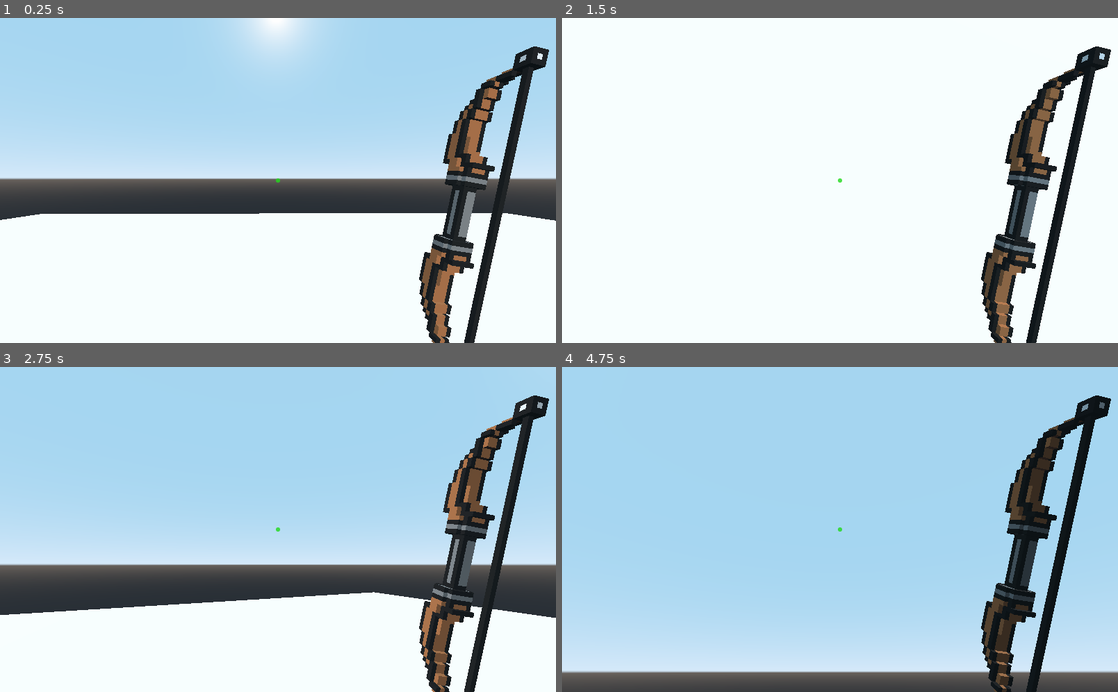
Above: before the commit, frames 1-4 (two rows, left to right).
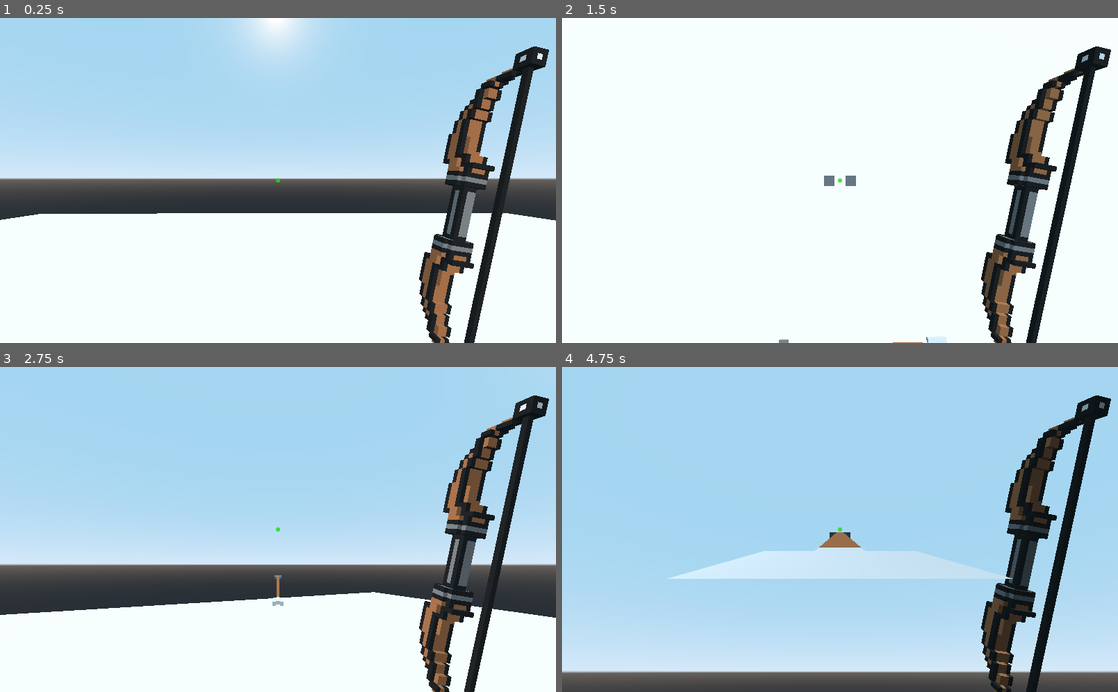
Above: after the commit, the same moments.

Repository: Wellbek/GamePhysicsSPP
Game: Godot game, scene res://Scenes/PrototypeScene.tscn
Two runs of this game, one before a commit and one after it. Both use one fixed random seed, a clock stepped at 60 frames per second and the inputs below.
Inputs (mouse positions are in pixels of both pictures, inside the frame that each line leads up to):
- Up to frame 1 (0.25 s): no input
- Up to frame 2 (1.5 s): tap Enter at 0.5 s; move the mouse to (962, 164) at 0.52 s; click (962, 164) at 0.6 s; move the mouse to (728, 196) at 1.27 s; click (728, 196) at 1.35 s
- Up to frame 3 (2.75 s): move the mouse to (333, 458) at 2.02 s; tap Ctrl (show_mouse) at 2.1 s; click (333, 458) at 2.3 s
- Up to frame 4 (4.75 s): move the mouse to (812, 594) at 2.77 s; click (812, 594) at 2.85 s; move the mouse to (1006, 578) at 3.52 s; click (1006, 578) at 3.6 s; move the mouse to (673, 480) at 4.27 s; tap Ctrl (show_mouse) at 4.35 s; click (673, 480) at 4.55 s

The runs differ from the first frame. In frame 1, less than 0.1% of the frame differs, in the area x 0-100%, y 60-63%; in frame 2, 0.2%; in frame 3, 0.1%; in frame 4, 4.2%, in the area x 19-86%, y 50-96%.

Commit message:
Can now shoot arrows (very simple)

Diff:
--- /dev/null
+++ b/Final Game/Instances/Entities/Arrow.gd
@@ -0,0 +1,6 @@
+extends RigidBody
+
+func _process(delta):
+	# TODO: Arrow realistisch rotieren
+	# mby hilfreich: https://www.youtube.com/watch?v=3gHdnF1FZ1w (das ist 2D)
+	pass
--- /dev/null
+++ b/Final Game/Instances/Entities/arrow.tscn
@@ -0,0 +1,35 @@
+[gd_scene load_steps=6 format=2]
+
+[ext_resource path="res://Assets/Bow/bow_mat.tres" type="Material" id=1]
+[ext_resource path="res://Assets/Bow/arrow.obj" type="ArrayMesh" id=2]
+[ext_resource path="res://Instances/Entities/Arrow.gd" type="Script" id=3]
+
+[sub_resource type="BoxShape" id=1]
+extents = Vector3( 0.0958491, 0.047526, 0.124253 )
+
+[sub_resource type="BoxShape" id=2]
+extents = Vector3( 0.0705033, 0.0317685, 0.919152 )
+
+[node name="arrow" type="Spatial"]
+transform = Transform( 0.5, 0, 0, 0, 0.5, 0, 0, 0, 0.5, 0, 0, 0 )
+
+[node name="RigidBody" type="RigidBody" parent="."]
+collision_layer = 2
+collision_mask = 2
+script = ExtResource( 3 )
+
+[node name="Spatial" type="Spatial" parent="RigidBody"]
+transform = Transform( 0.5, 0, 0, 0, 0.5, 0, 0, 0, 0.5, 0, 0, 0 )
+
+[node name="MeshInstance" type="MeshInstance" parent="RigidBody/Spatial"]
+transform = Transform( -1, 0, -3.25841e-07, 0, 1, 0, 3.25841e-07, 0, -1, -0.05, -1.55, -0.5 )
+mesh = ExtResource( 2 )
+material/0 = ExtResource( 1 )
+
+[node name="Tip_CollisionShape" type="CollisionShape" parent="RigidBody"]
+transform = Transform( -1, 0, -3.25841e-07, 0, 1, 0, 3.25841e-07, 0, -1, -3.09199e-07, 0, -0.687741 )
+shape = SubResource( 1 )
+
+[node name="CollisionShape" type="CollisionShape" parent="RigidBody"]
+transform = Transform( 1, 0, 0, 0, 1, 0, 0, 0, 1, 0, 0, 0.128948 )
+shape = SubResource( 2 )
--- a/Final Game/Scenes/PrototypeScene.tscn
+++ b/Final Game/Scenes/PrototypeScene.tscn
@@ -14,24 +14,24 @@
 
 [node name="Spatial" type="Spatial"]
 
-[node name="Character" type="Spatial" parent="."]
-transform = Transform( 1, 0, 0, 0, 1, 0, 0, 0, 1, 0, 2.00548, 0 )
+[node name="Player" type="Spatial" parent="."]
+transform = Transform( 1, 0, 0, 0, 1, 0, 0, 0, 1, 0, 2, 0 )
 script = ExtResource( 1 )
 
-[node name="RigidBody" type="RigidBody" parent="Character"]
+[node name="RigidBody" type="RigidBody" parent="Player"]
 transform = Transform( 1, 0, 0, 0, 1, 0, 0, 0, 1, 0, -1.00638, 0 )
 
-[node name="CollisionShape" type="CollisionShape" parent="Character/RigidBody"]
+[node name="CollisionShape" type="CollisionShape" parent="Player/RigidBody"]
 transform = Transform( 1, 0, 0, 0, -1.62921e-07, -1, 0, 1, -1.62921e-07, 0, 0, 0 )
 shape = SubResource( 1 )
 
-[node name="FirstPersonCamera" type="Camera" parent="Character"]
+[node name="FirstPersonCamera" type="Camera" parent="Player"]
 transform = Transform( 1, 0, 0, 0, 1, 0, 0, 0, 1, 0, -0.5, 0 )
 
-[node name="bow" parent="Character/FirstPersonCamera" instance=ExtResource( 2 )]
+[node name="bow" parent="Player/FirstPersonCamera" instance=ExtResource( 2 )]
 transform = Transform( 0.0319463, 0.176448, -0.0156666, 0.177022, -0.0312138, 0.00942047, 0.00651783, -0.0170793, -0.179069, 0.731, -0.132, -0.928 )
 
-[node name="CenterContainer" type="CenterContainer" parent="Character/FirstPersonCamera"]
+[node name="CenterContainer" type="CenterContainer" parent="Player/FirstPersonCamera"]
 anchor_right = 1.0
 anchor_bottom = 1.0
 size_flags_horizontal = 0
@@ -40,7 +40,7 @@
 "_edit_use_anchors_": false
 }
 
-[node name="Crosshair" type="TextureRect" parent="Character/FirstPersonCamera/CenterContainer"]
+[node name="Crosshair" type="TextureRect" parent="Player/FirstPersonCamera/CenterContainer"]
 modulate = Color( 0.133333, 0.85098, 0.109804, 0.803922 )
 margin_left = 504.0
 margin_top = 292.0
@@ -53,6 +53,8 @@
 }
 
 [node name="Ground" type="RigidBody" parent="."]
+collision_layer = 1048575
+collision_mask = 1048575
 mode = 1
 
 [node name="MeshInstance" type="MeshInstance" parent="Ground"]
--- a/Final Game/Scripts/Player/Combat.gd
+++ b/Final Game/Scripts/Player/Combat.gd
@@ -2,13 +2,26 @@
 
 
 onready var bow_animator = $AnimationPlayer
+
+onready var arrow_scene = load("res://Instances//Entities//arrow.tscn")
+
+var arrow_impulse_multiplier = 50
 
 func _process(delta):
 	if Input.is_action_just_pressed("shoot"):
 		bow_animator.play("bow_draw_animation")
 
 	if Input.is_action_just_released("shoot"):
+		# Shoot the projectile
+		var arrow = arrow_scene.instance()
+
+		arrow.transform.origin = get_parent().global_transform.origin
+		arrow.rotation = get_parent().global_transform.basis.get_euler()
+		arrow.get_node("RigidBody").apply_central_impulse(-get_parent().global_transform.basis.z * arrow_impulse_multiplier * bow_animator.current_animation_position/bow_animator.current_animation_length)
+
+
+		# reset bow animation
 		bow_animator.stop(true) # stops current animation
 		bow_animator.seek(0, true) # resets animation to default
 
-		# To Do: Shoot the actual projectile here
+		get_tree().root.add_child(arrow)
Not shown, added: Final Game/Instances/Entities/arrow.tscn.tmp
